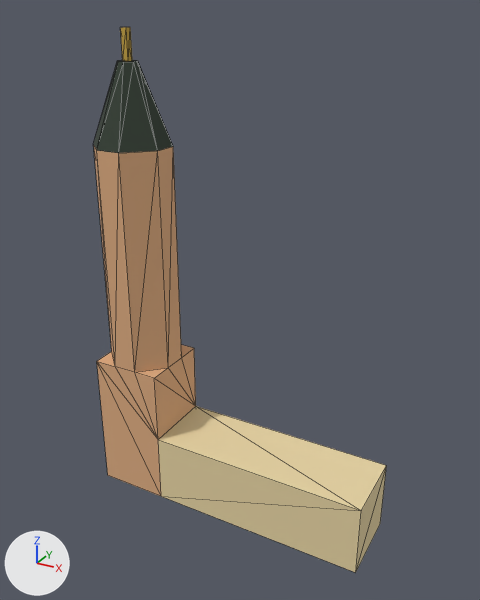
Renders of the glTF model assets/models/districts/sebastian/iglesia_san_sebastian.glb from each side of a commit.
The view is the same before and after, from a 50 mm camera at (26.3, -54.4, 52.7) aimed at (-3.7, 0.1, 25.4). Every picture has the same lights, and +X, +Y and +Z are marked at lower left. The picture after the commit comes second. Mesh edges are drawn as thin lines. Where no turn or scale is listed for an object, it has been applied to the vertices. Vertices at exactly the same position are counted once.
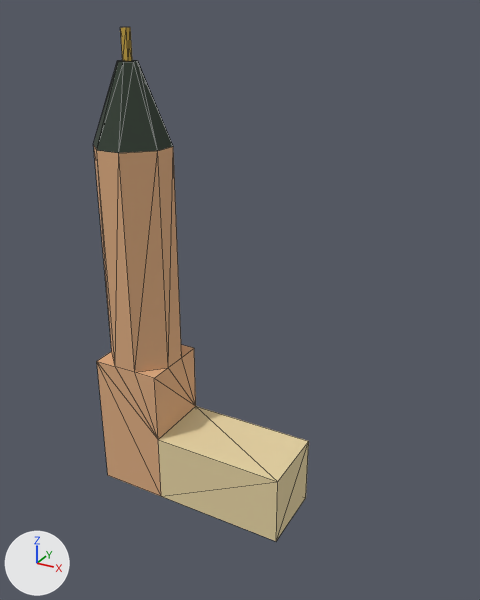
The newer file is also turned or shifted as a whole; pictures and numbers use the older file's frame.

Pixel boxes [x1, y1, x2, y2] of what changed, in the pictures (480 x 600 px; the box of a moved part takes in the faces that stretch with it):
'Plane', reshaped (26% narrower)
    before: [93, 27, 387, 573]
    after: [93, 27, 309, 541]
part 1 of me_plane, moved or reshaped
    before: [158, 406, 387, 573]
    after: [158, 406, 309, 541]

Patch to the scene script:
```diff
--- a/assets/models/districts/sebastian/iglesia_san_sebastian.glb.py
+++ b/assets/models/districts/sebastian/iglesia_san_sebastian.glb.py
@@ me_plane @@
 # used by ob_plane; location = (0.0, 0.0, 0.0)
 # before: 1 (12.0, -4.0, 0.0) at pixel (355, 572), 3 (12.0, 4.0, 0.0) at pixel (380, 523), 6 (12.0, -4.0, 8.0) at pixel (361, 510), 7 (12.0, 4.0, 8.0) at pixel (386, 465)
-me_plane.from_pydata(...)  # 46 vertices, 84 faces; spans x -20.0..12.0, y -4.0..4.0, z 0.0..51.0
+me_plane.from_pydata(...)  # 46 vertices, 84 faces; spans x -20.0..3.0, y -4.0..4.0, z 0.0..51.0
+# me_plane part 1
+for i in [1, 3, 6, 7]: me_plane.vertices[i].co += Vector((-9.0, 0.0, 0.0))
 me_plane.materials.append(mat_main)
```
